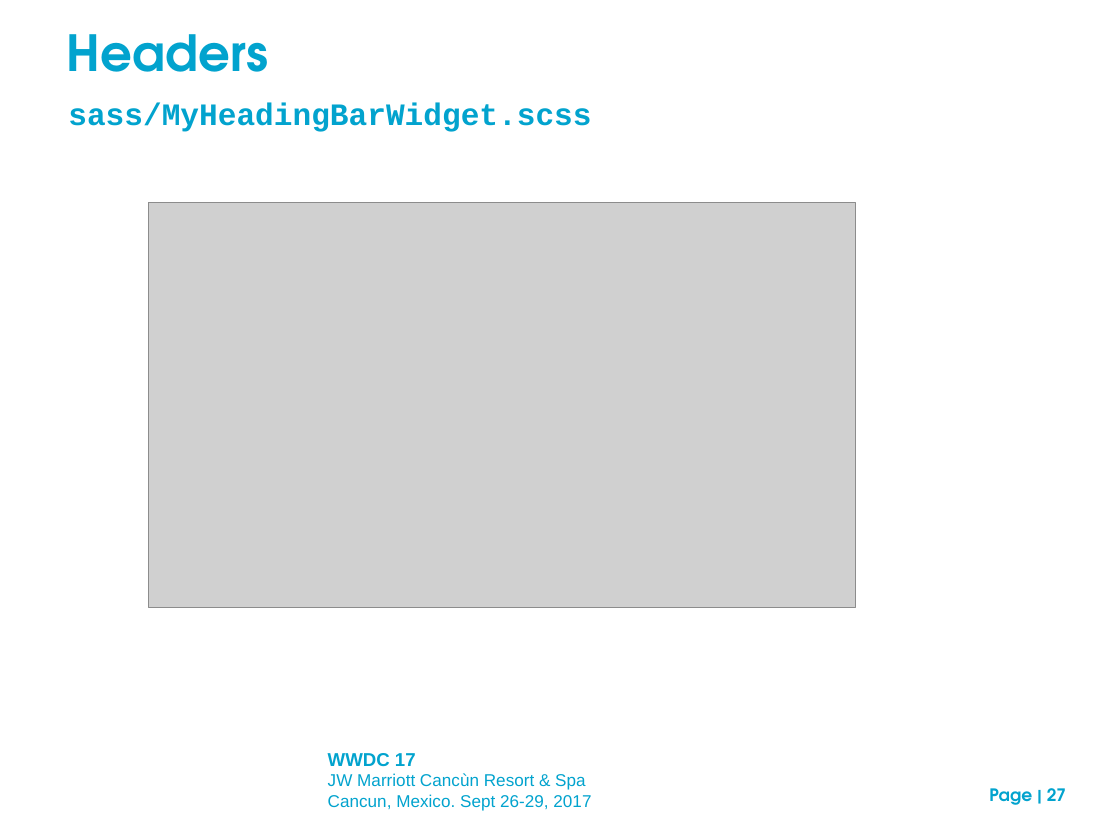
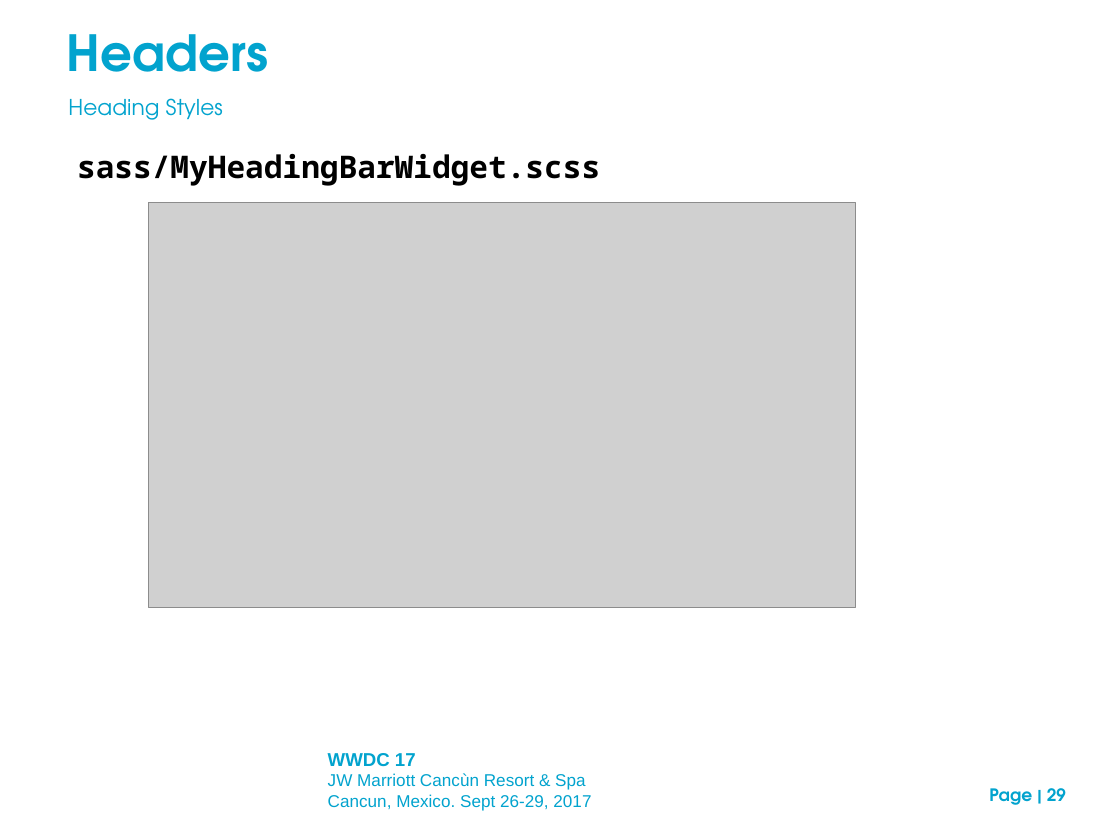
Before and after one commit to neilm-fourjs/njms_demos310, a slide deck: slide 29 of gbc/presentation/GBC_customization_draft.ppt (slide 27 before the commit). Drawn at 1120x840 pixels with LibreOffice and Linux fonts; fonts in the diff are those of the drawing; grey boxes stand for pictures; background and template pictures are left out. Boxes give left, top, right and bottom in pixels: in the first picture for what was removed or moved away, otherwise in the second. Text is boxed around its words. In the diff, an @@ line names an element or a change of style, - is before the commit and + after.

```diff
--- a/gbc/presentation/GBC_customization_draft.ppt
+++ b/gbc/presentation/GBC_customization_draft.ppt
@@ text added at [68, 98, 223, 120], 14 pt, text #02A3CE @@
+Heading Styles
@@ text "sass/MyHeadingBarWidget.scss": place and size @@
-text "sass/MyHeadingBarWidget.scss" at [68, 102, 591, 132]
+text "sass/MyHeadingBarWidget.scss" at [77, 154, 600, 186]
@@ text "sass/MyHeadingBarWidget.scss" at [77, 154, 600, 186]: font Courier New to Noto Sans Mono, text colour #02A3CE to #000000 @@
@@ page number at [989, 788, 1066, 805]: text changed @@
-Page | 27
+Page | 29
```
Also in this commit, not shown: 17 other slides changed, 7 slides added, 1 slide removed, 1 other file.
